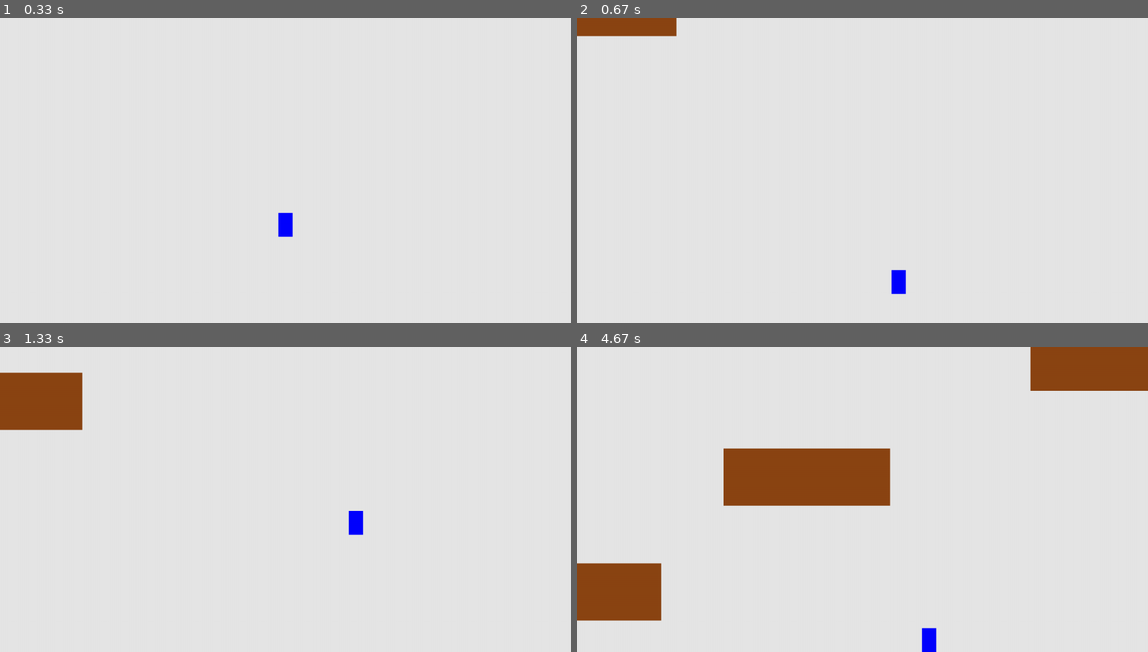
Above: before the commit, frames 1-4 (two rows, left to right).
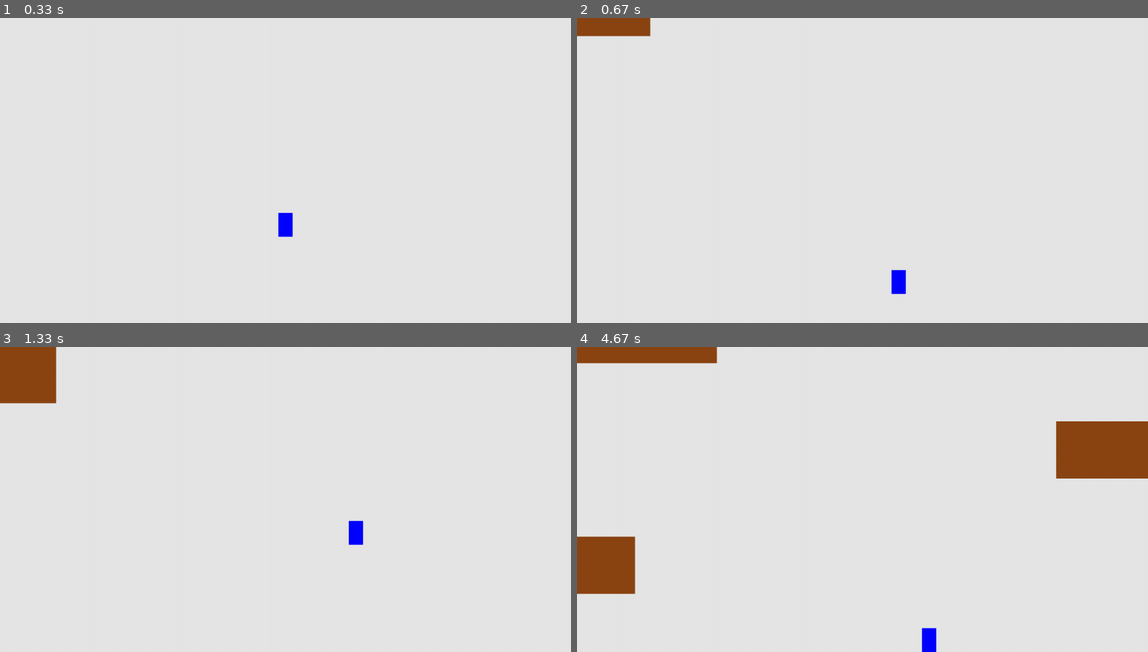
Above: after the commit, the same moments.

Repository: munxen/Python-Pygame
Game: pygame game, started from Coursider/Coursider.py
The game is run twice, just before and just after one commit, with the same random seed, the same clock (stepped at 60 frames per second) and the same inputs.
Inputs:
- Up to frame 1 (0.33 s): no input
- Up to frame 2 (0.67 s): hold D from 0.33 s (still down)
- Up to frame 3 (1.33 s): release D at 0.8 s; hold W 0.83-1.13 s; hold D from 1.17 s (still down)
- Up to frame 4 (4.67 s): release D at 1.63 s; hold A 1.67-2.2 s; hold A 2.23-2.63 s; hold W 2.67-3.03 s; hold D 3.07-3.7 s; hold A 3.73-4.2 s; hold D from 4.23 s (still down)

Frame 1 is identical in both runs. In frame 2, 0.3% of the frame differs, in the area x 12-18%, y 0-7%; in frame 3, 2.8%; in frame 4, 16%, in the area x 0-100%, y 0-90%.

Commit message:
New functions, code optimizated

Diff:
--- a/Coursider/Coursider.py
+++ b/Coursider/Coursider.py
@@ -14,13 +14,17 @@
     screen = pygame.display.set_mode ((ai_settings.screen_width,ai_settings.screen_height))
     clock = pygame.time.Clock()
 
+    edges = False # Края
+
     # Создание класса Player и добавление в общую группу
     player = Player(ai_settings.screen_width, ai_settings.screen_height)
     ai_settings.player_sprites.add(player)
 
-    # Создание класса Platform, списка с коллизиями для каждой платформы и добавление в общую группу
+    # Создание класса Platform, добавление в общую группу, создание списка коллизий
     platform = Platform(ai_settings.start_platform_hight,
-    ai_settings.start_platform_weight, ai_settings.speed_factor_platform)
+    ai_settings.start_platform_weight, ai_settings.speed_factor_platform,
+    ai_settings.platform_wight, ai_settings.platform_hight, edges)
+
     ai_settings.platform_sprites.add(platform)
     ai_settings.platform_list.append(platform)
 
@@ -43,9 +47,9 @@
                     if event.key == pygame.K_w:
                         player.jumping = True
                 if event.key == pygame.K_SPACE and platform.platform_go_right == True:
-                    player.pull_left()
+                    player.pulling_left = True
                 if event.key == pygame.K_SPACE and platform.platform_go_left == True:
-                    player.pull_right()
+                    player.pulling_right = True
 
             if event.type == pygame.KEYUP:
                 if event.key == pygame.K_a and player.change_left < 0:
@@ -59,7 +63,7 @@
         for p in ai_settings.platform_list:
             # Перемещение платформ при движении игрока
             gf.pull_platform(platform.platform_go_left, p,
-            platform.platform_go_right, player.jump_count)
+            platform.platform_go_right)
             # Коллизия игрока и платформы
             gf.collizions_platform(p, player,
             ai_settings.platform_sprites)
@@ -67,12 +71,19 @@
         # Создание платформ
         if p.rect.bottom > 200 and platform.create_platform == True:
             gf.create_platform(ai_settings.platform_sprites,
-            ai_settings.platform_list, ai_settings.speed_factor_platform)
+            ai_settings.platform_list, ai_settings.speed_factor_platform, edges)
             if len(ai_settings.platform_list) > 2:
                 platform.create_platform = False
 
+        # Отслеживание игрока
+        if player.rect.right >= 0 and player.rect.right <= 400 or\
+            player.rect.right >= 801 and player.rect.right <= 1200:
+            edges = True
+        else:
+            edges = False
+
         # Рендеринг
         gf.rendering(ai_settings.player_sprites,ai_settings.platform_sprites,screen,
-        ai_settings.bg_color,clock,ai_settings.FPS, player )
+        ai_settings.bg_color,clock,ai_settings.FPS, player, )
 
 run_game()
--- a/Coursider/Detalies.py
+++ b/Coursider/Detalies.py
@@ -1 +1,10 @@
-#ЧЕРНОВИК\
+#ЧЕРНОВИК
+
+from random import choice
+import random
+z = True
+list = ['first', 'second']
+hit = random.choice(list)
+if hit == 'first':
+    z = False
+print (z)
--- a/Coursider/Game docs/Develop.txt
+++ b/Coursider/Game docs/Develop.txt
@@ -4,7 +4,7 @@
 + Создать спрайт-площадь Surface.
 + Протестировать Player на плоскости, создать все игровые возможности : +Передвижение по оси x , +прыжок, +рывок.
 + Полностью проработать управление игровым персонажем.
-- Оптимизировать код
++ Оптимизировать код
 Проработать все изображение и визуализировать все действия персонажа.
 Part 2.
 Создать спрайт противника.
--- a/Coursider/Game docs/problems.txt
+++ b/Coursider/Game docs/problems.txt
@@ -1,5 +1,2 @@
-Доработать управление игроком:
-1. Прыжки (чтобы небыло двойных прыжков, доработать физику прыжка)
-2. Рывок (сделать его ускорением, а не телепортацией, добавить перезарядку рывка)
-3. Убрать ограничение с экраном
-4. Добавить ограничение с экраном сверху
+Доработать появление платформ
+Оптимизировать код
--- a/Coursider/game_func__.py
+++ b/Coursider/game_func__.py
@@ -9,7 +9,7 @@
     pygame.init()
     pygame.display.set_caption("Coursider")
 
-def pull_platform(platform_go_left, p, platform_go_right, jump_count):
+def pull_platform(platform_go_left, p, platform_go_right):
         """Изменение расположения платформ при движении игрока"""
             # Платформа летит влево/вправо
         if platform_go_left == True:
@@ -18,13 +18,8 @@
         if platform_go_right == True:
             p.rect.left += 1
             p.rect.right += 1
-            # Платформа падает/замедляется
-        if jump_count < 6 and jump_count > 0:
-            p.rect.y += 2
-        if jump_count < 0:
-            p.rect.y -= 1
 
-def collizions_platform(p, player, platform_sprites):
+def collizions_platform(p, player, platform_sprites,):
     """Коллизии игрока и платформ"""
     if pygame.sprite.spritecollide(player, platform_sprites, False):
 
@@ -48,15 +43,32 @@
             player.rect.top >= p.rect.bottom - 20:
             player.rect.top = p.rect.bottom
 
-def create_platform(platform_sprites,
-platform_list, speed_factor_platform,):
+def create_platform(platform_sprites, platform_list,
+speed_factor_platform, edges):
     """Создание платформ"""
-    platform = Platform(random.randrange(-100, 1200) , -100, speed_factor_platform)
+    if edges == True:
+        platform = Platform(random.randrange(400, 800) , -100, speed_factor_platform,
+        random.randrange(150, 400), 80, edges)
+
+    if edges == False:
+        list = ['first', 'second']
+        hit = random.choice(list)
+        if hit == 'first':
+            platform = Platform(random.randrange(0, 400) , -100, speed_factor_platform,
+            random.randrange(150, 400), 80, edges)
+        if hit == 'second':
+            platform = Platform(random.randrange(800, 1200) , -100, speed_factor_platform,
+            random.randrange(150, 400), 80, edges)
+
     platform_sprites.add(platform)
     platform_list.append(platform)
 
 def rendering(player_sprites,platform_sprites,screen,
         bg_color,clock,FPS, player ):
+
+    # Рычаги рывков
+    player.pull_right()
+    player.pull_left()
 
     # Рычаг прыжка
     player.jump_on()
--- a/Coursider/platform__.py
+++ b/Coursider/platform__.py
@@ -4,12 +4,16 @@
 
 class Platform(pygame.sprite.Sprite):
     """Инициализация платформы"""
-    def __init__(self, start_platform_hight, start_platform_weight, speed_platform):
+    def __init__(self, start_platform_hight, start_platform_weight,
+    speed_platform, platform_wight, platform_hight, edges):
         super().__init__()
         self.start_platform_hight = start_platform_hight # Координата x появления платформы
         self.start_platform_weight = start_platform_weight # Координата y появления платформы
+        self.platform_wight = platform_wight # Высота платформы
+        self.platform_hight = platform_hight # Ширина платформы
         self.speed_platform = speed_platform
-        self.image = pygame.Surface((350, 120))
+        self.edges = edges
+        self.image = pygame.Surface((platform_wight, 120))
         self.image.fill((139, 69, 19))
         self.rect = self.image.get_rect()
         self.rect.center = (start_platform_hight, start_platform_weight)
@@ -21,7 +25,16 @@
 
     def update(self):
         "Движение платформы"
-            #Влево/вправо
+            # Влево/вправо
         self.rect.y += self.speed_platform
+            # Возрождение платформ
         if self.rect.top > 640 :
-            self.rect.center = (random.randrange(-100, 1200) , -100)
+            if self.edges == True:
+                self.rect.center = (random.randrange(400, 800), -100)
+            elif self.edges == False:
+                list = ['first', 'second']
+                hit = random.choice(list)
+                if hit == 'first':
+                    self.rect.center = (random.randrange(0, 400) , -100)
+                if hit == 'second':
+                    self.rect.center = (random.randrange(800, 1200) , -100)
--- a/Coursider/player__.py
+++ b/Coursider/player__.py
@@ -12,15 +12,18 @@
         self.rect = self.image.get_rect()
         self.rect.center = (screen_width/2, screen_height/2)
 
-        self.change_right = 0 #Скорость вправо
-        self.change_left = 0 #Скорость влево
-        self.change_x = 0 #Рычаг скорости вправо/влево
-        self.change_y = 0 #Рычаг скорости вверх/вниз
-        self.player_sreed_factor = 4 #Скорость игрока
+        self.change_right = 0 # Скорость вправо
+        self.change_left = 0 # Скорость влево
+        self.change_x = 0 # Рычаг скорости вправо/влево
+        self.change_y = 0 # Рычаг скорости вверх/вниз
+        self.player_sreed_factor = 4 # Скорость игрока
 
-        self.jumping = False #Проверка, находится ли игрок в прыжке
-        self.jump_count = 6 #Коэффицент прыжка
+        self.jumping = False # Проверка, находится ли игрок в прыжке
+        self.jump_count = 6 # Коэффицент прыжка
 
+        self.pulling_right = False # Проверка, находится ли игрок в рывке справа
+        self.pulling_left = False # Проверка, находится ли игрок в рывке справа
+        self.pull_count = 0 # Коэффицент рывка
 
     def update(self):
 
@@ -30,11 +33,13 @@
         self.rect.y += self.change_y #передвижение вверх/вниз
         self.change_y = 0 #останавливаем вертикальное движение
 
-        "Ограничение передвижения слева/справа"
-        if self.rect.right > self.screen_width / 4 * 3:
-            self.rect.right = self.screen_width / 4 * 3
-        if self.rect.left < self.screen_width / 4:
-            self.rect.left = self.screen_width / 4
+        "Ограничение передвижения слева/справа/свехру"
+        if self.rect.right > self.screen_width:
+            self.rect.right = self.screen_width
+        if self.rect.left < 0:
+            self.rect.left = 0
+        if self.rect.top < 0:
+            self.rect.top = 0
 
     def gravity(self):
         """Гравитация игрока"""
@@ -52,8 +57,8 @@
         if self.jumping == True:
             if self.jump_count >= -6:
                 if self.jump_count > 0:
-                    self.change_y -= (self.jump_count ** 2) / 2 + 3
-                self.jump_count -= 0.2
+                    self.change_y -= (self.jump_count ** 2) / 2
+                self.jump_count -= 0.14
                 if self.jump_count < -6:
                     self.jump_count = 6
                     self.jumping = False
@@ -70,11 +75,21 @@
 
     def pull_right(self):
         """Рывок вправо"""
-        self.rect.x += 120
+        if self.pulling_right == True:
+            self.rect.right += self.pull_count
+            self.pull_count += 0.8
+            if self.pull_count > 18:
+                self.pulling_right = False
+                self.pull_count = 0
 
     def pull_left(self):
         """Рывок влево"""
-        self.rect.x -= 120
+        if self.pulling_left == True:
+            self.rect.left -= self.pull_count
+            self.pull_count += 0.8
+            if self.pull_count > 18:
+                self.pulling_left = False
+                self.pull_count = 0
 
     def stop(self):
         """Игрок стоит"""
--- a/Coursider/settings__.py
+++ b/Coursider/settings__.py
@@ -22,6 +22,9 @@
         self.start_platform_hight = random.randrange(-100, 1200)
         self.start_platform_weight = -100
 
+        self.platform_wight = random.randrange(150, 300)  # Ширина платформы
+        self.platform_hight = 80 # Ширина платформы
+
         # Количество создаваемых платформ
         self.create_platform = True
 
